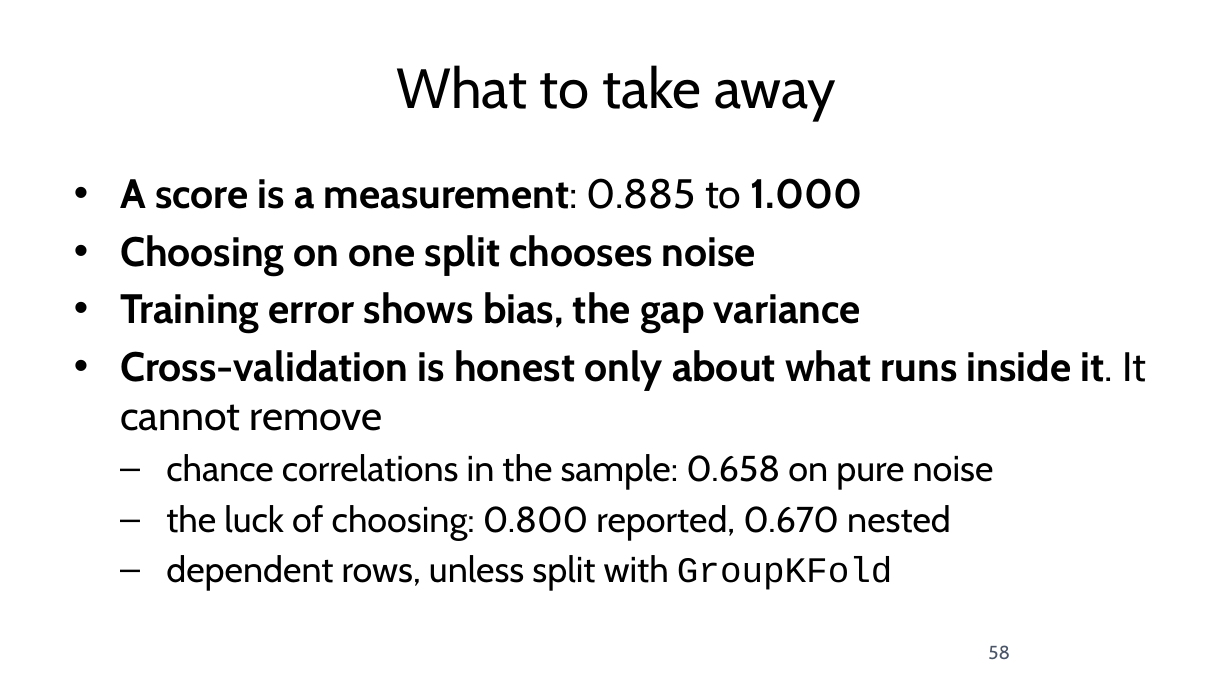
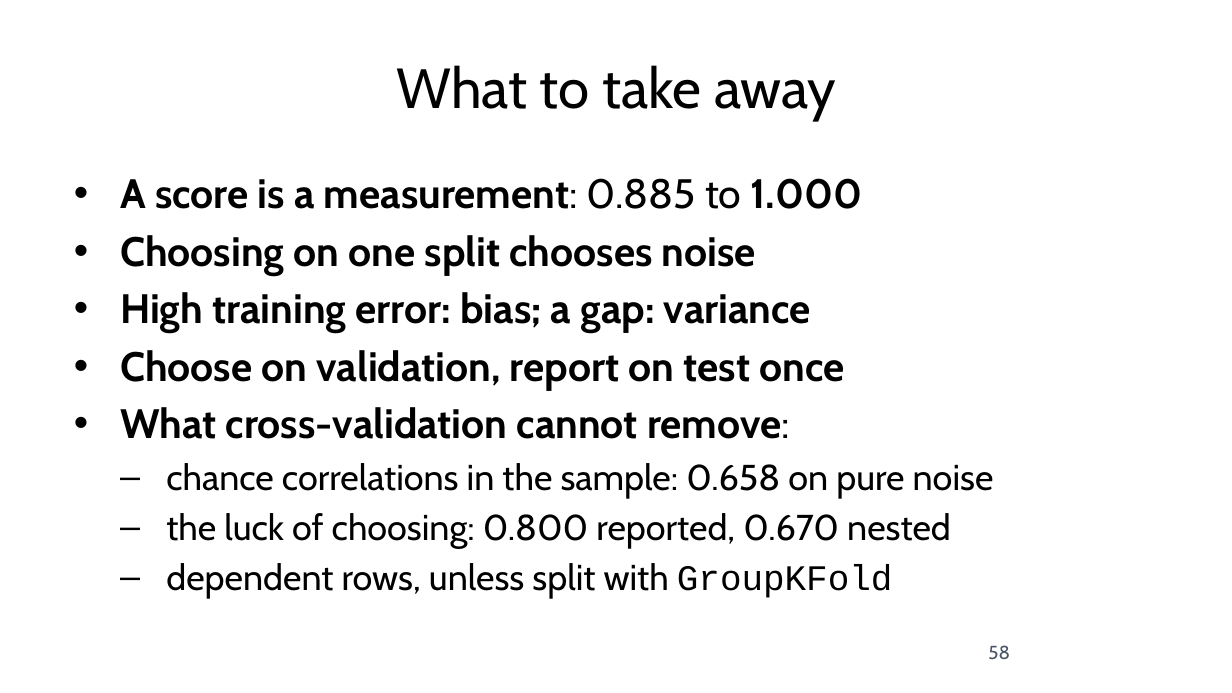
Before and after one commit to fabioantonini/technologies-for-artificial-intelligence, a slide deck: slide 58 of Lessons/05_experimental_methodology/Slides/experimental_methodology_slides.pptx. Drawn at 1232x693 pixels with LibreOffice and Linux fonts; fonts in the diff are those of the drawing; background and template pictures are left out. Boxes give left, top, right and bottom in pixels: in the first picture for what was removed or moved away, otherwise in the second. Text is boxed around its words. In the diff, an @@ line names an element or a change of style, - is before the commit and + after.

```diff
--- a/Lessons/05_experimental_methodology/Slides/experimental_methodology_slides.pptx
+++ b/Lessons/05_experimental_methodology/Slides/experimental_methodology_slides.pptx
@@ text at <box>120,292,845,439</box>: text changed @@
-• Training error shows bias, the gap variance
-• Cross-validation is honest only about what runs inside it. It cannot remove
+• High training error: bias; a gap: variance
+• Choose on validation, report on test once
+• What cross-validation cannot remove:
```
Also in this commit, not shown: 27 other slides changed, 21 other files.
